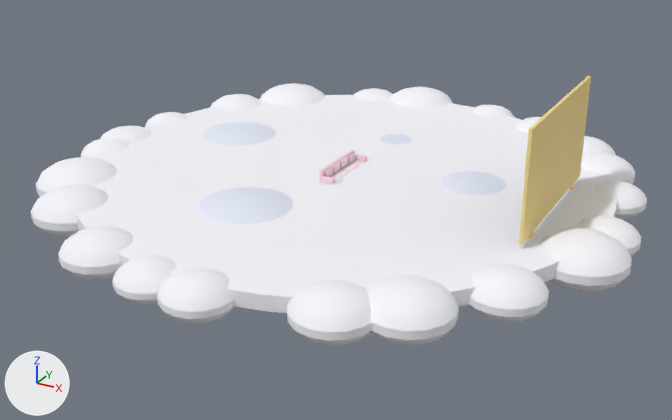
One commit to the Blender file models/heaven.blend: the scene before it, then after it.
Rendered twice from a 50 mm camera at (23.5, -43.6, 19.7) aimed at (0.2, -1.3, -1.5). Arrows for +X, +Y and +Z are at lower left; the lights stay in place. The first picture is the older version.

In view in the first picture: 'SM_Heaven_Cloud', 'SM_Heaven_Couch', 'SM_Heaven_Screen'.
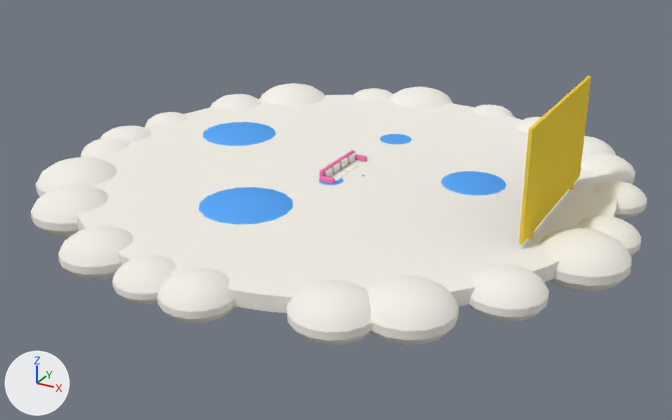
Where the newer file only moved an object's origin or applied its transform, the numbers keep the older frame.

Boxes [x1, y1, x2, y2] around the edits, measured in the pictures (672 x 420 px):
'SM_Heaven_Cloud', recoloured: [31, 83, 647, 344] in both
'SM_Heaven_Screen', recoloured, moved: [519, 76, 591, 244] in both
'SM_Heaven_Couch', recoloured: [319, 150, 367, 184] in both

What the commit changed:
Material 'Cloud' (mat_cloud) changes colour from white #f9f9ff to white #f4f1e8; in linear values from (0.95, 0.95, 1.0) to (0.905, 0.88, 0.807).
Material 'CloudShade' (mat_cloudshade) changes colour from white #e7ecfc to blue #5ba8f5; in linear values from (0.8, 0.84, 0.97) to (0.105, 0.392, 0.913).
Material 'Couch' (mat_couch) changes colour from pink #f9cedd to pink #f27bb0; in linear values from (0.95, 0.62, 0.72) to (0.888, 0.198, 0.434).
Material 'Gold' (mat_gold) changes colour from yellow #f9e195 to yellow #f5d547; in linear values from (0.95, 0.75, 0.3) to (0.913, 0.665, 0.063).
me_sm_heaven_screen is used by ob_sm_heaven_screen; location (12.0, 0.0, 3.5).
me_sm_heaven_screen had 296 vertices, 300 faces and spanned x -0.1..0.2, y -4.95..4.95, z -3.6..2.85.
me_sm_heaven_screen now has 296 vertices, 300 faces and spans x -0.1..0.2, y -4.95..4.95, z 0.0..6.35.
me_sm_heaven_screen part 1: the loose piece of 96 vertices spanning x -0.05..0.15, y -4.95..4.95, z -2.85..2.85 is moved by (0.0, 0.0, 3.5).
Other edits to the shape of me_sm_heaven_screen do not show in these pictures.
Object 'SM_Heaven_Screen' (ob_sm_heaven_screen) moves from (12.0, 0.0, 3.5) to (12.0, 0.0, 0.0).
